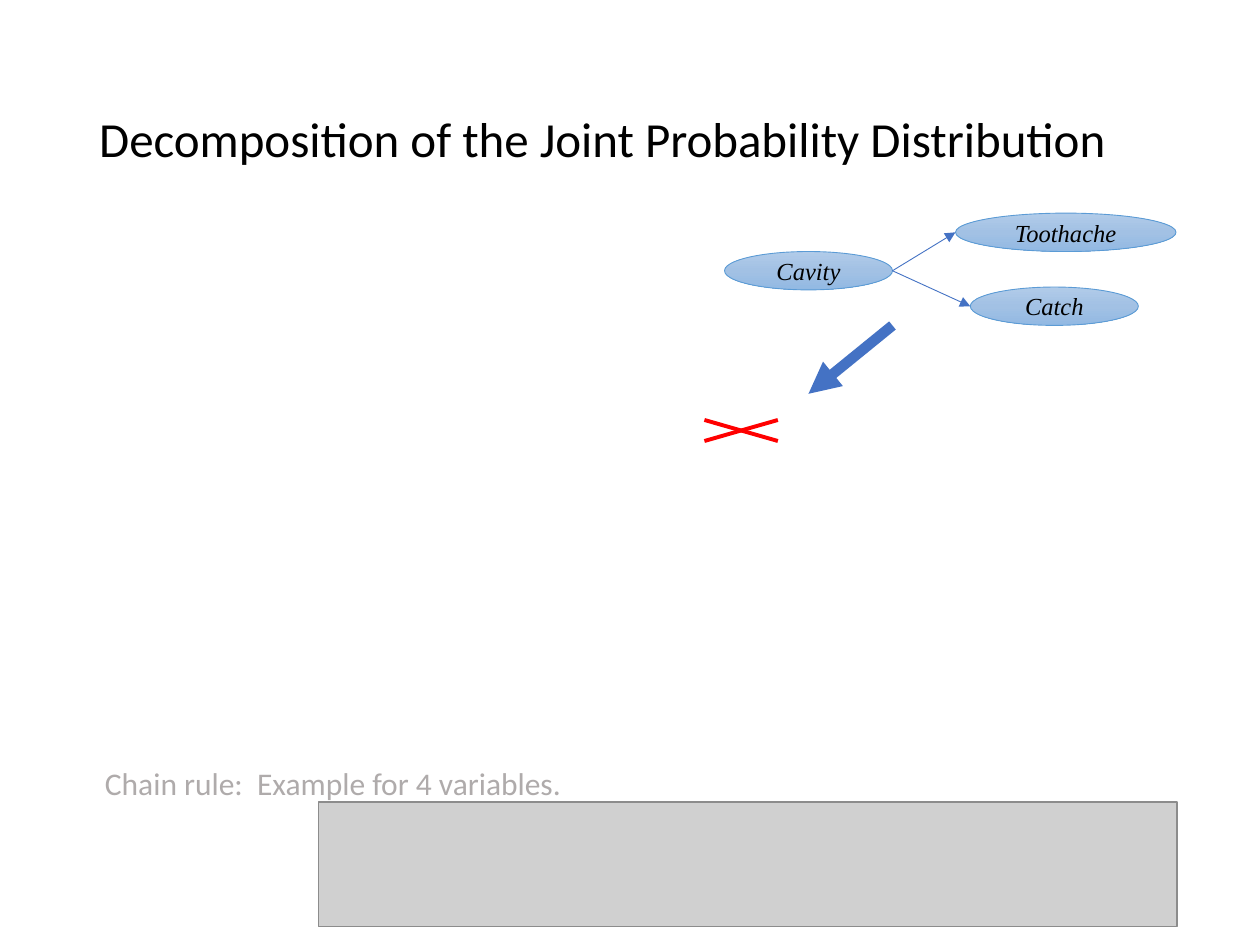
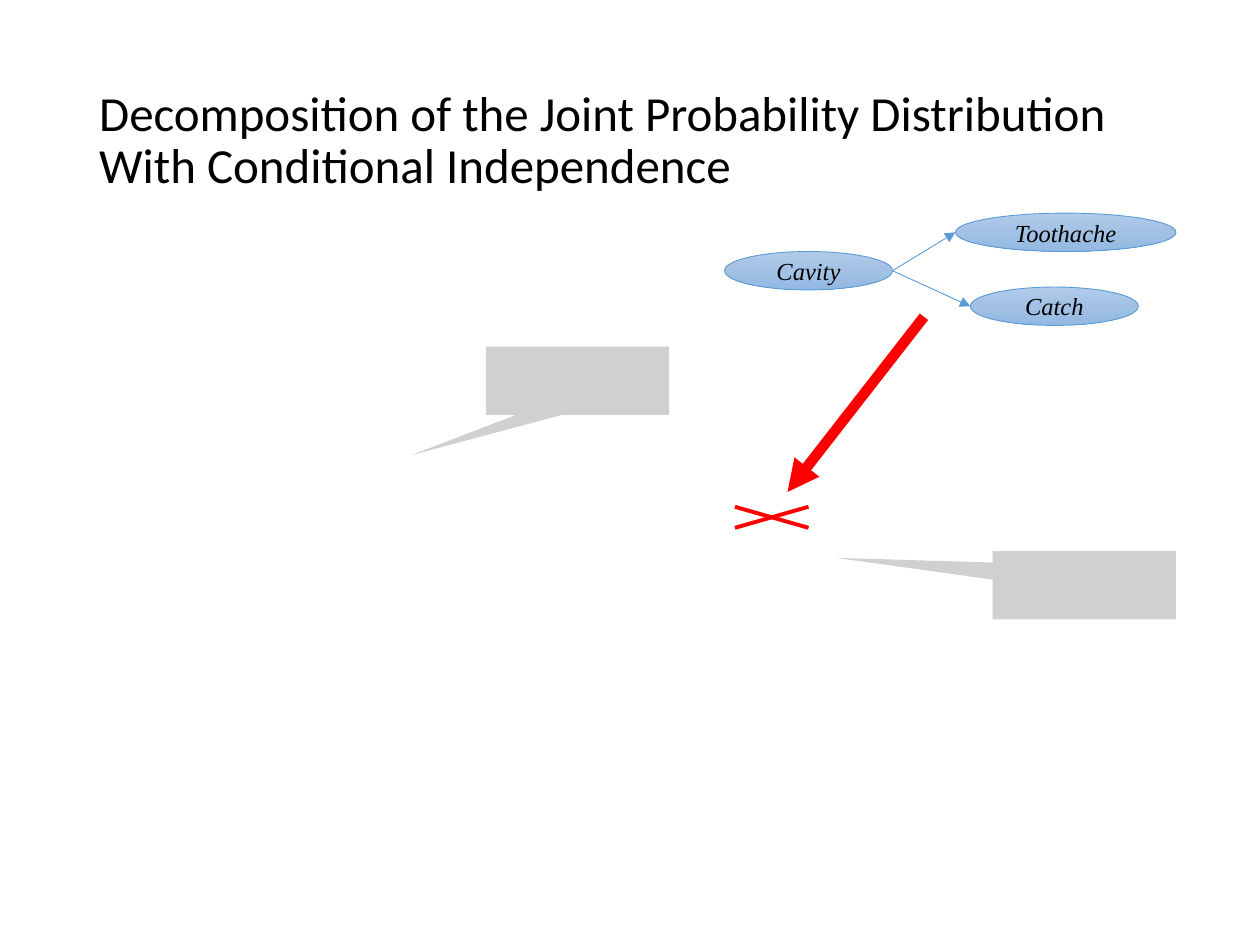
Before and after one commit to mhahsler/CS7320-AI, a slide deck: slide 14 of slides/12_uncertainty.pptx (slide 28 before the commit). Drawn at 1260x945 pixels with LibreOffice and Linux fonts; fonts in the diff are those of the drawing; grey boxes stand for pictures. Boxes give left, top, right and bottom in pixels: in the first picture for what was removed or moved away, otherwise in the second. Text is boxed around its words. In the diff, an @@ line names an element or a change of style, - is before the commit and + after.

```diff
--- a/slides/12_uncertainty.pptx
+++ b/slides/12_uncertainty.pptx
@@ title at (99,97,1105,191): text changed @@
-Decomposition of the Joint Probability Distribution
+Decomposition of the Joint Probability Distribution With Conditional Independence
@@ arrow (892, 271) - (955, 232): stroke #4472C4 0.5 pt to #5B9BD5 0.5 pt @@
@@ arrow (892, 271) - (970, 306): stroke #4472C4 0.5 pt to #5B9BD5 0.5 pt @@
@@ arrow moved from (892, 325) - (809, 394) to (924, 316) - (788, 491) @@
@@ arrow (924, 316) - (788, 491): stroke #4472C4 6 pt to #FF0000 6 pt @@
@@ picture added at (486,346,670,415) @@
@@ line moved from (704, 420) - (777, 441) to (735, 507) - (809, 528) @@
@@ line moved from (704, 441) - (777, 420) to (735, 528) - (809, 507) @@
@@ picture added at (993,551,1177,619) @@
@@ text removed at (105,773,561,802) @@
-Chain rule: Example for 4 variables.
@@ picture removed at (319,803,1178,927) @@
```
Also in this commit, not shown: 26 other slides changed, 1 slide added, 3 slides removed, 8 other files.
